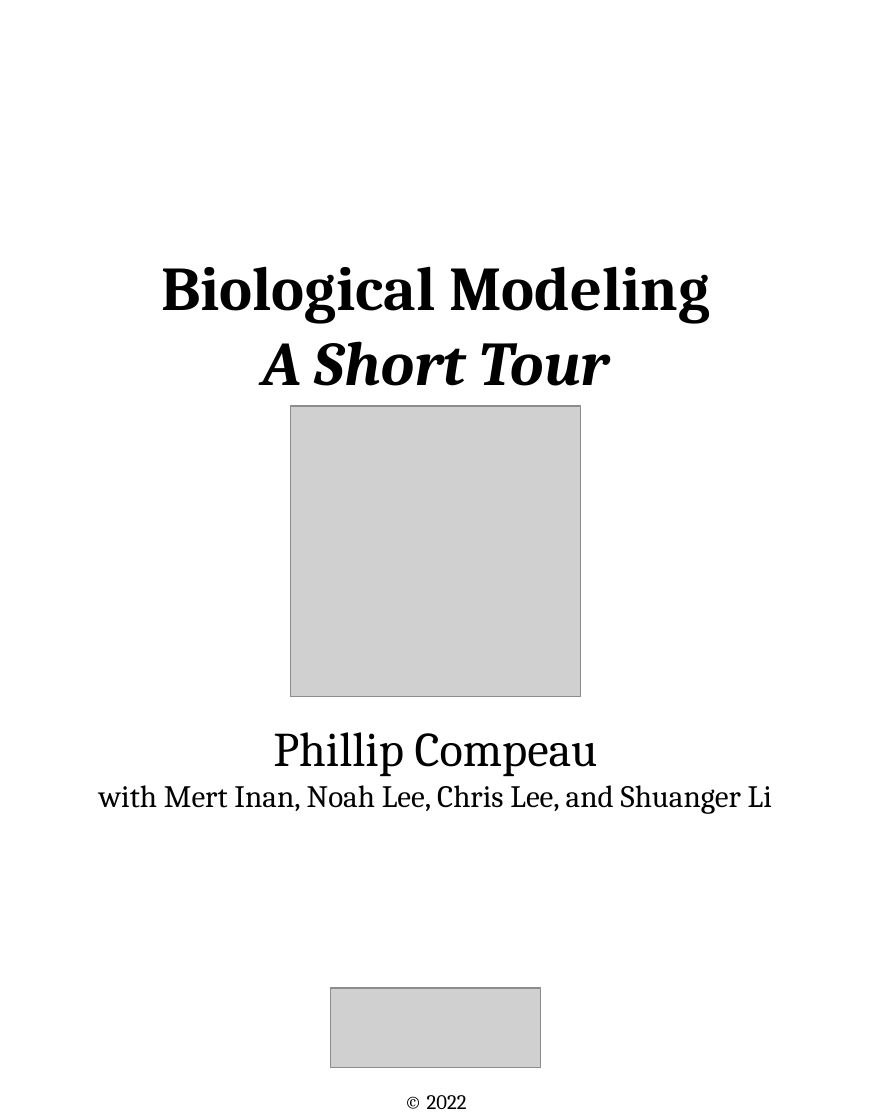
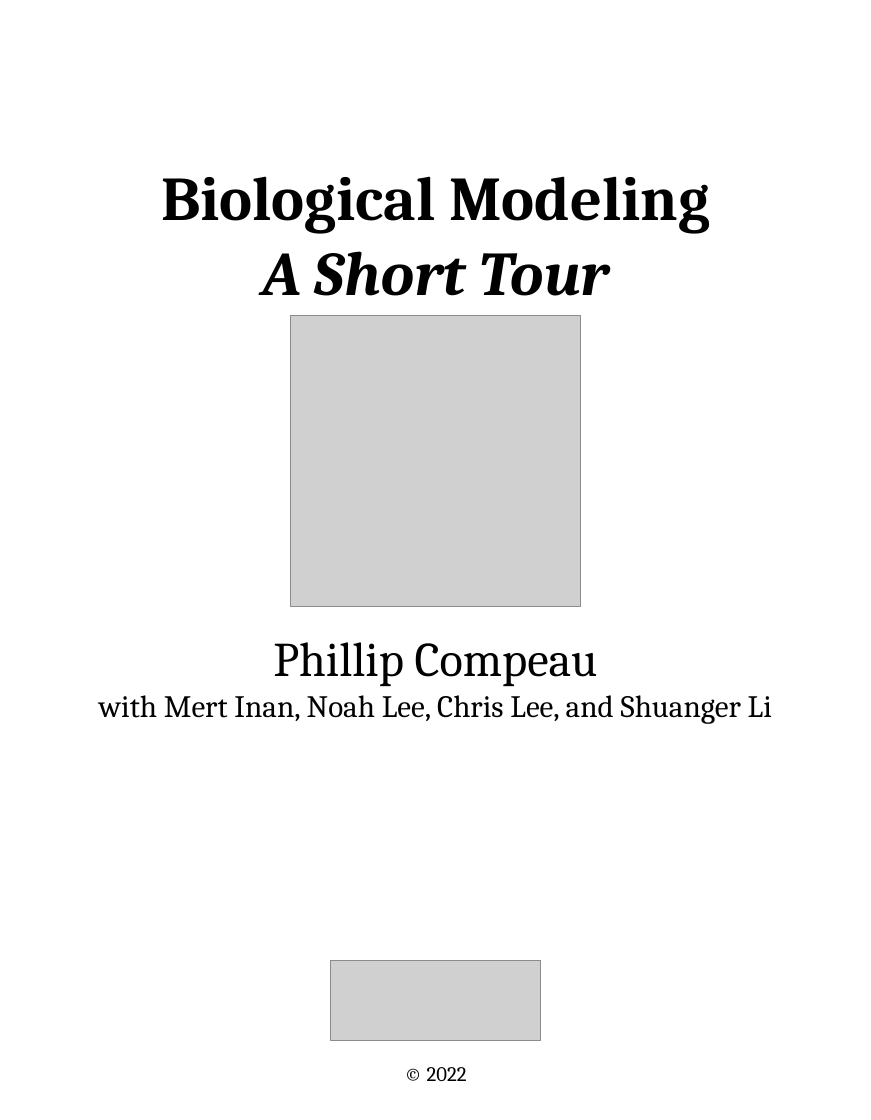
Before and after one commit to Multiscale-Biological-Modeling-Course/Multiscale-Biological-Modeling-Course.github.io, a slide deck: slide 1 of figures/cover_page.pptx. Drawn at 871x1120 pixels with LibreOffice and Linux fonts; fonts in the diff are those of the drawing; grey boxes stand for pictures. Boxes give left, top, right and bottom in pixels: in the first picture for what was removed or moved away, otherwise in the second. Text is boxed around its words. In the diff, an @@ line names an element or a change of style, - is before the commit and + after.

```diff
--- a/figures/cover_page.pptx
+++ b/figures/cover_page.pptx
@@ 2 texts, 1 picture: place and size @@
-2 texts, 1 picture at [99,266,772,813]
+2 texts, 1 picture at [99,176,772,723]
@@ picture: place and size @@
-picture at [330,988,540,1068]
+picture at [330,961,540,1040]
@@ text "© 2022": place and size @@
-text "© 2022" at [427,1095,467,1109]
+text "© 2022" at [427,1067,467,1081]
```
Also in this commit, not shown: 4 other files.
